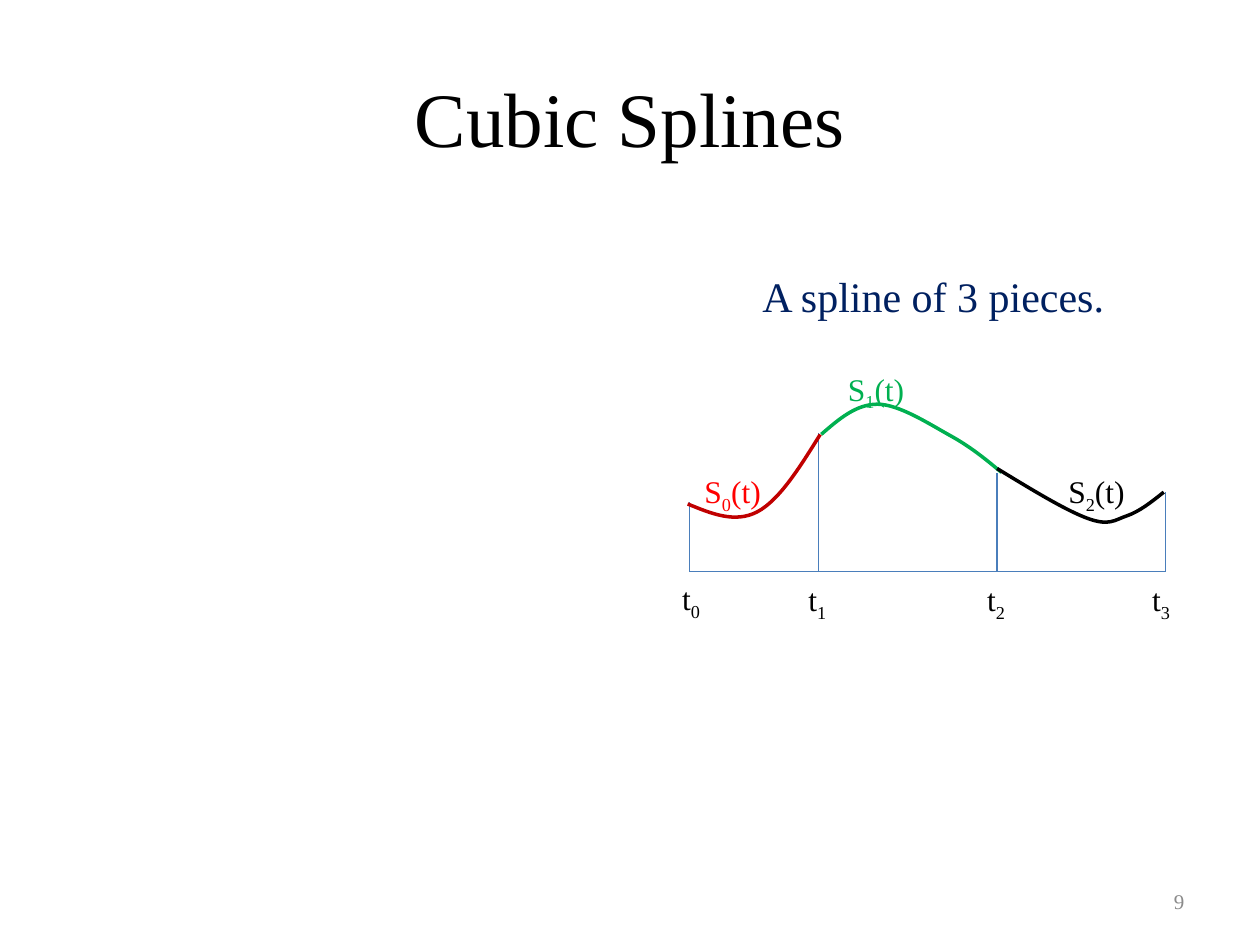
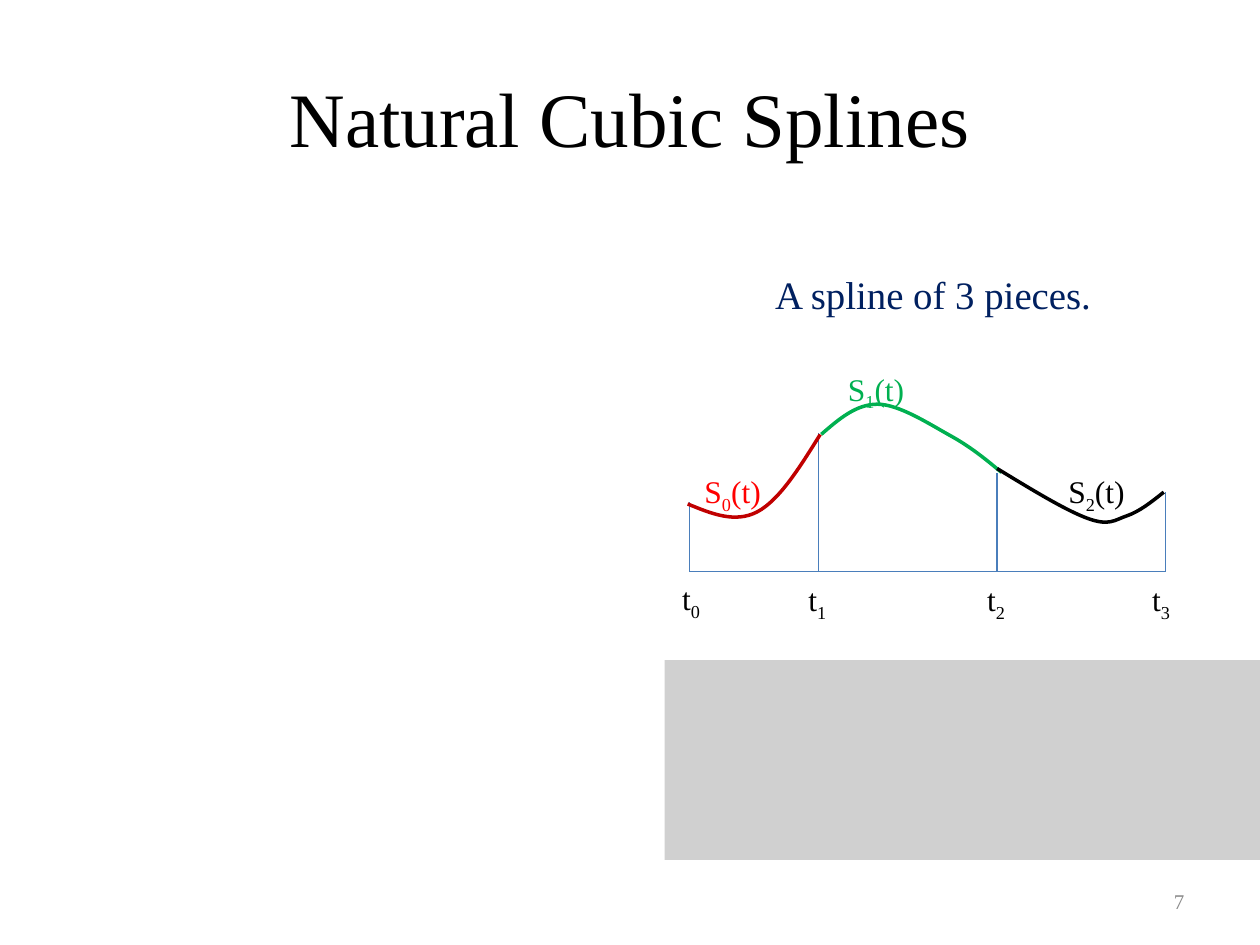
Before and after one commit to ttcpsntpc/Neumerical-Analysis, a slide deck: slide 7 of Lagrange interpolation/專題/專題決賽報告檔.pptx (slide 9 before the commit). Drawn at 1260x945 pixels with LibreOffice and Linux fonts; fonts in the diff are those of the drawing; grey boxes stand for pictures. Boxes give left, top, right and bottom in pixels: in the first picture for what was removed or moved away, otherwise in the second. Text is boxed around its words. In the diff, an @@ line names an element or a change of style, - is before the commit and + after.

```diff
--- a/Lagrange interpolation/專題/專題決賽報告檔.pptx
+++ b/Lagrange interpolation/專題/專題決賽報告檔.pptx
@@ title at bbox=[290, 93, 970, 162]: text changed @@
-Cubic Splines
+Natural Cubic Splines
@@ text "A spline of 3 pieces." at bbox=[775, 281, 1091, 317]: size 24 to 22.2 pt @@
@@ picture added at bbox=[664, 660, 1260, 861] @@
@@ page number at bbox=[1174, 895, 1184, 909]: text changed @@
-9
+7
```
Also in this commit, not shown: 10 other slides changed, 6 slides added, 19 slides removed.
